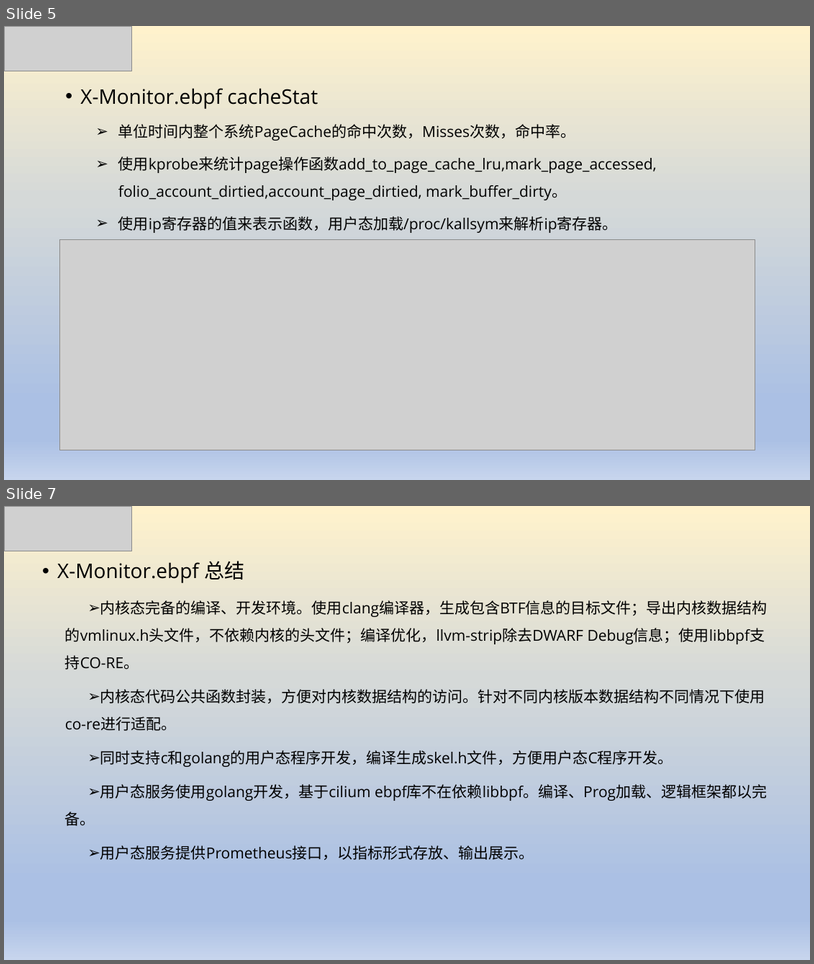
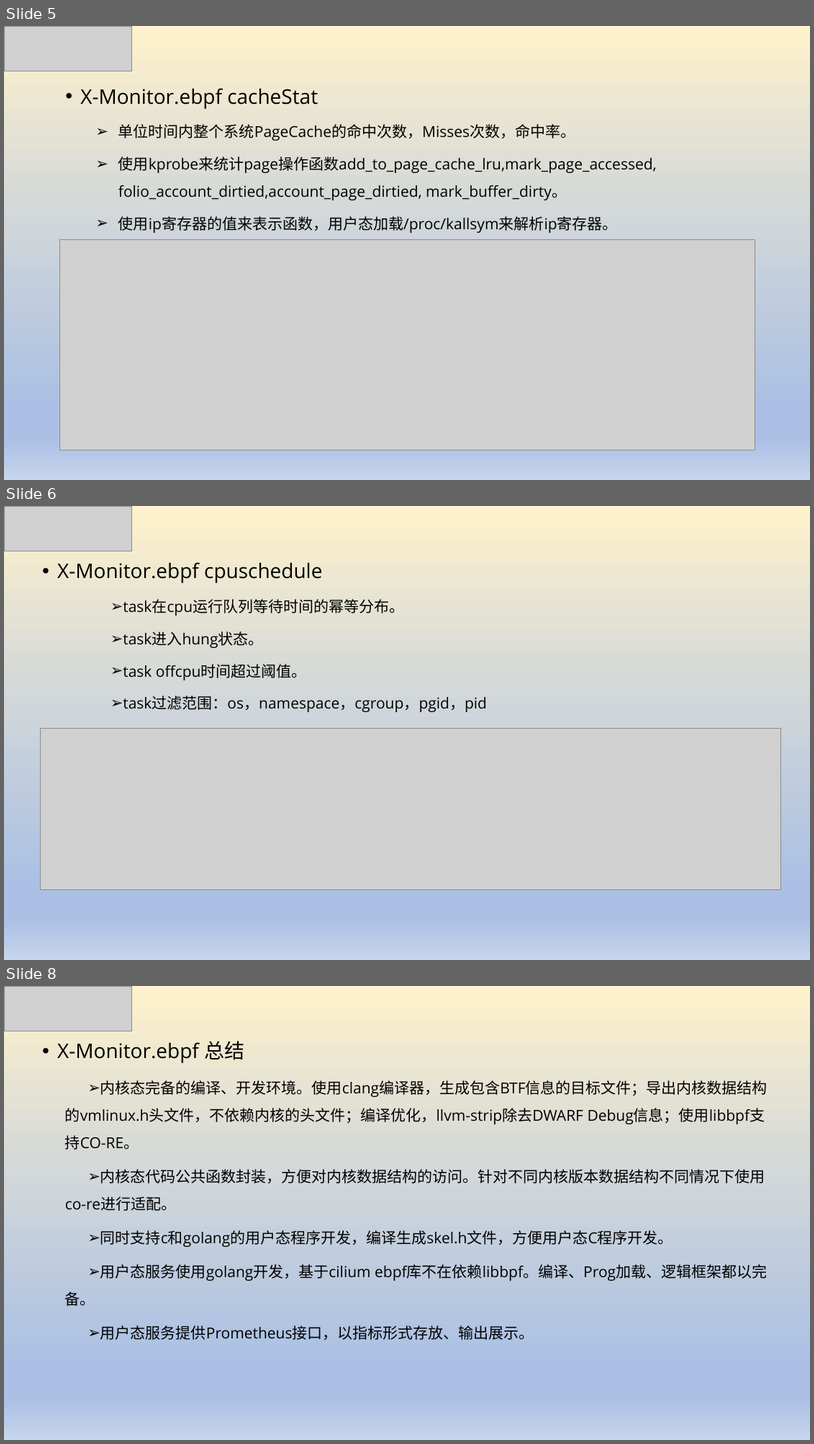
Before and after one commit to luxingwen/x-monitor, a slide deck: doc/基于eBPF可观测性实践.pptx. Shown one above the other, each under a label of ours: slides 5 and 7 before the commit, slides 5, 6 and 8 after it; the slides between them are not shown. The pictures are 814x964 and 814x1444 pixels, drawn with LibreOffice and Linux fonts; fonts in the diff are those of the drawing; grey boxes stand for pictures. Boxes give left, top, right and bottom in pixels: in the first picture for what was removed or moved away, otherwise in the second. Text is boxed around its words. In the diff, an @@ line names an element or a change of style, - is before the commit and + after.

```diff
--- a/doc/基于eBPF可观测性实践.pptx
+++ b/doc/基于eBPF可观测性实践.pptx
@@ slide 6 added at (4, 506, 810, 960), background gradient #FFF2CC to #D5D9D8 to #ABC0E4 to #C7D5ED @@
@@ picture added at (4, 506, 131, 551) @@
@@ text added at (57, 562, 487, 712), 18 pt, text #000000 @@
+  • X-Monitor.ebpf cpuschedule
+    ➢ task在cpu运行队列等待时间的幂等分布。
+    ➢ task进入hung状态。
+    ➢ task offcpu时间超过阈值。
+    ➢ task过滤范围：os，namespace，cgroup，pgid，pid
@@ picture added at (40, 728, 782, 889) @@
@@ what was slide 7 is now slide 8 @@
```
Also in this commit, not shown: 1 slide changed, 4 other files.
